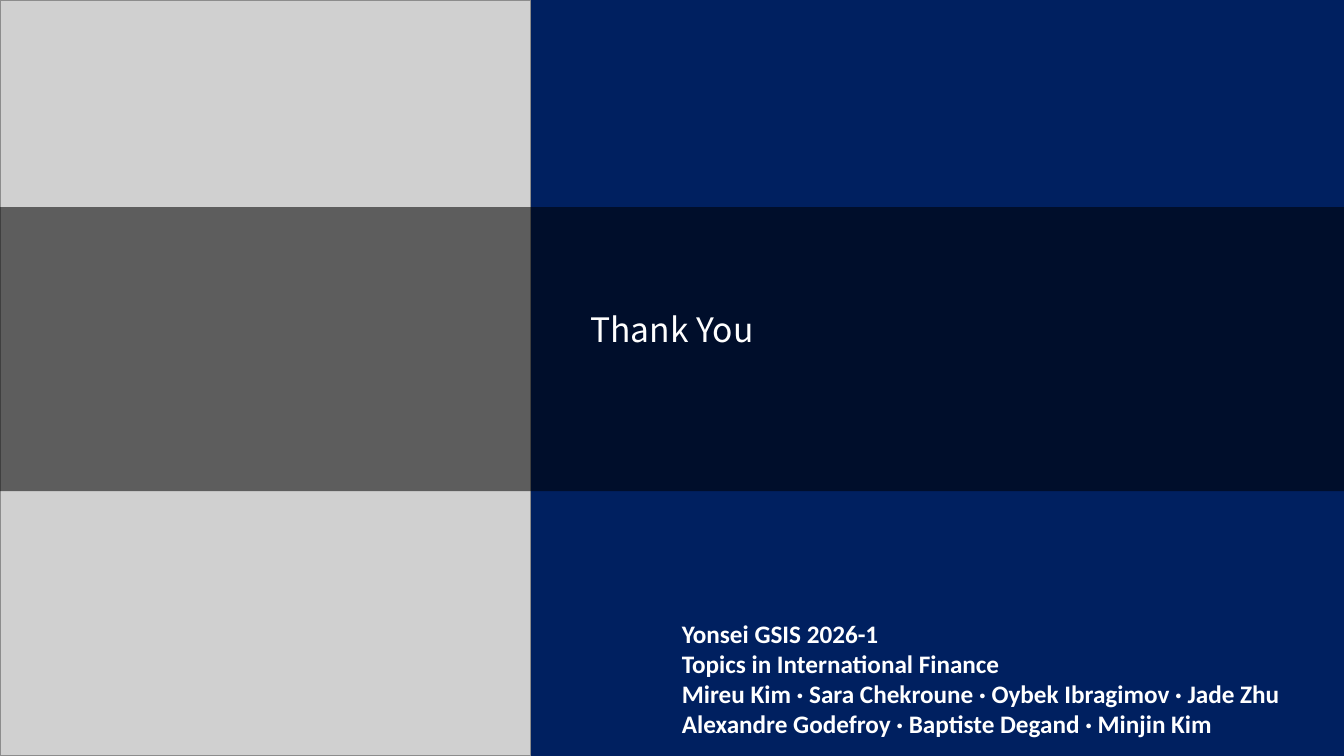
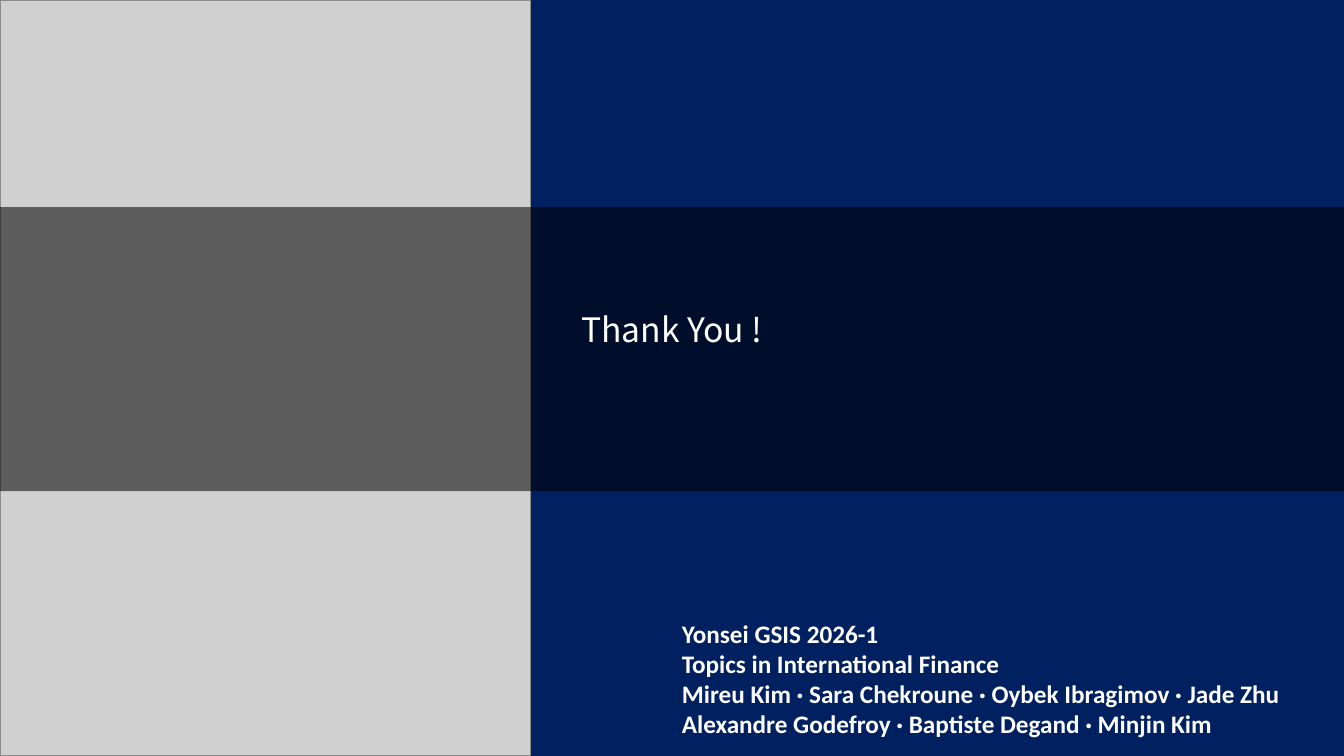
Before and after one commit to kimmireu0921/Stablecoins-and-the-Exorbitant-Privilege, a slide deck: slide 7 of presentations/0602_Stablecoin_Exorbitant_Privilege.pptx. Drawn at 1344x756 pixels with LibreOffice and Linux fonts; fonts in the diff are those of the drawing; grey boxes stand for pictures. Boxes give left, top, right and bottom in pixels: in the first picture for what was removed or moved away, otherwise in the second. Text is boxed around its words. In the diff, an @@ line names an element or a change of style, - is before the commit and + after.

```diff
--- a/presentations/0602_Stablecoin_Exorbitant_Privilege.pptx
+++ b/presentations/0602_Stablecoin_Exorbitant_Privilege.pptx
@@ text in rectangle at (581, 315, 744, 343): text changed @@
-Thank You
+Thank You !
```
Also in this commit, not shown: 3 other slides changed.
